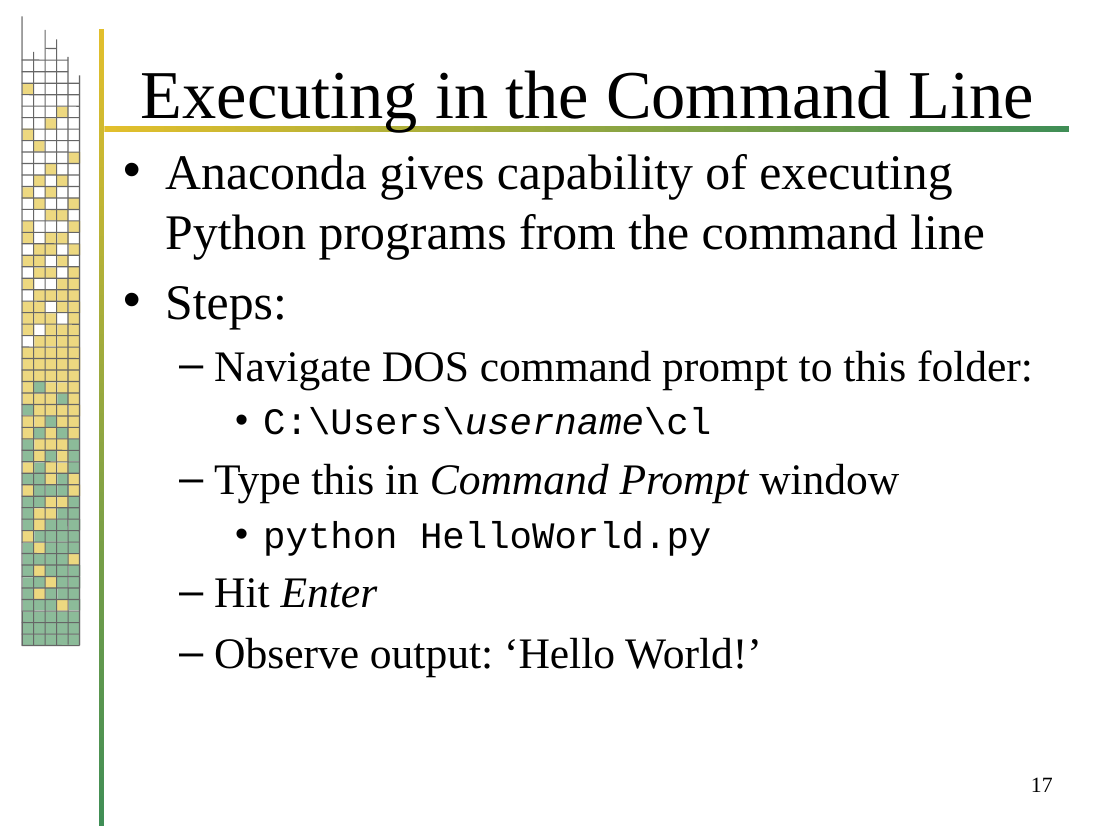
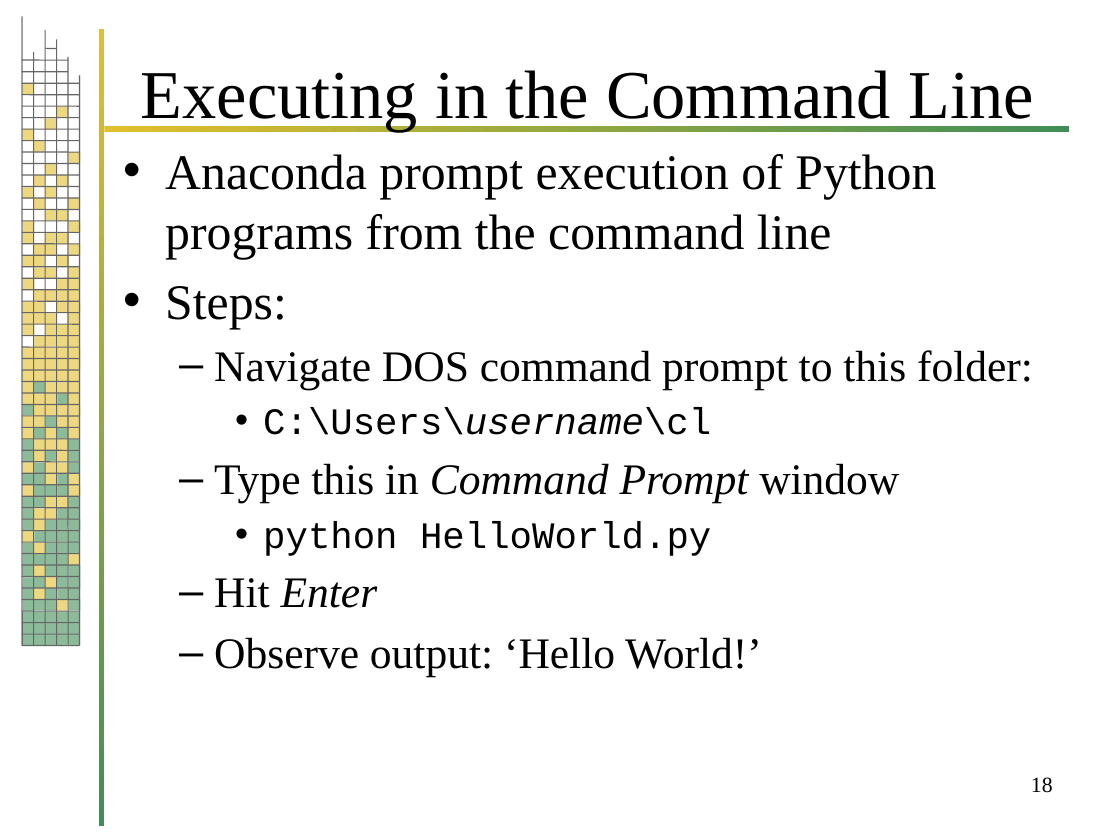
Before and after one commit to evlim/CommandLine, a slide deck: slide 18 of CommandLineProgrammingInPython.pptx (slide 17 before the commit). Drawn at 1120x840 pixels with LibreOffice and Linux fonts; fonts in the diff are those of the drawing; background and template pictures are left out. Boxes give left, top, right and bottom in pixels: in the first picture for what was removed or moved away, otherwise in the second. Text is boxed around its words. In the diff, an @@ line names an element or a change of style, - is before the commit and + after.

```diff
--- a/CommandLineProgrammingInPython.pptx
+++ b/CommandLineProgrammingInPython.pptx
@@ text at bbox=[165, 154, 936, 259]: text changed @@
-• Anaconda gives capability of executing Python programs from the command line
+• Anaconda prompt execution of Python programs from the command line
@@ page number at bbox=[1031, 777, 1053, 793]: text changed @@
-17
+18
```
Also in this commit, not shown: 10 other slides changed, 1 slide added.
